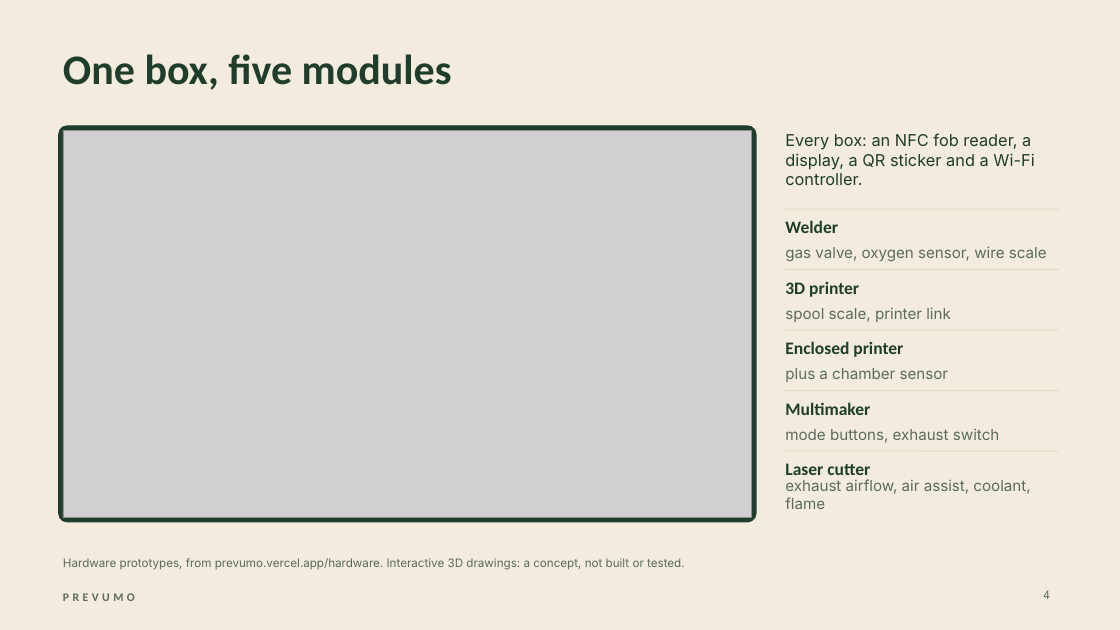
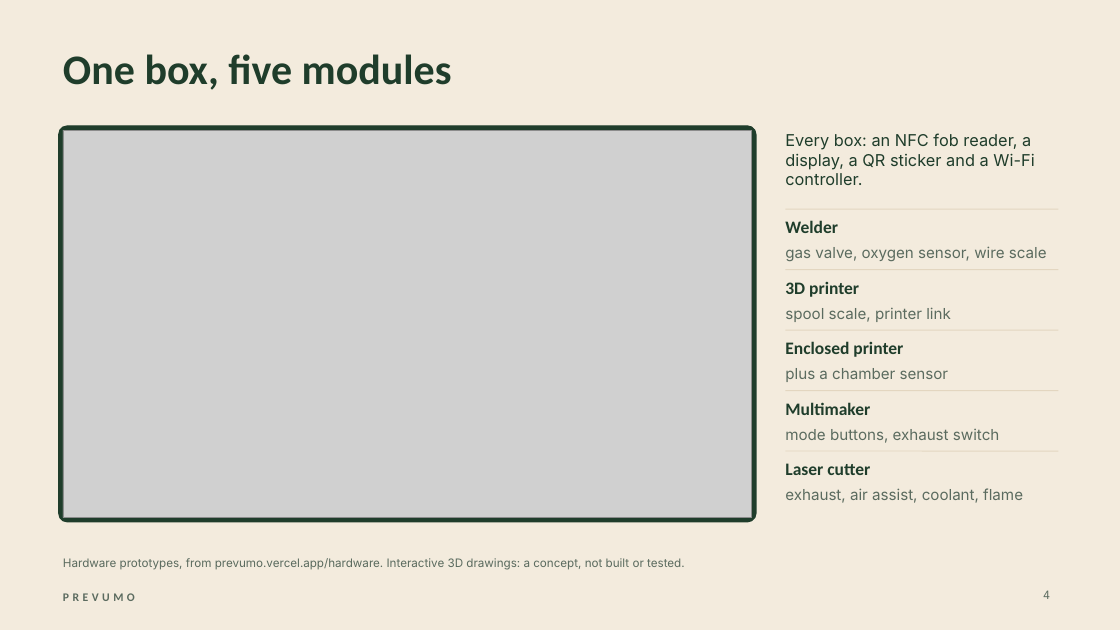
Before and after one commit to WAHB22/wahbs-world, a slide deck: slide 4 of prevumo/deliverables/final/PREVUMO-final.pptx. Drawn at 1120x630 pixels with LibreOffice and Linux fonts; fonts in the diff are those of the drawing; grey boxes stand for pictures. Boxes give left, top, right and bottom in pixels: in the first picture for what was removed or moved away, otherwise in the second. Text is boxed around its words. In the diff, an @@ line names an element or a change of style, - is before the commit and + after.

```diff
--- a/prevumo/deliverables/final/PREVUMO-final.pptx
+++ b/prevumo/deliverables/final/PREVUMO-final.pptx
@@ text at [785, 488, 1023, 503]: text changed @@
-exhaust airflow, air assist, coolant, flame
+exhaust, air assist, coolant, flame
```
Also in this commit, not shown: 7 other slides changed, 11 other files.
